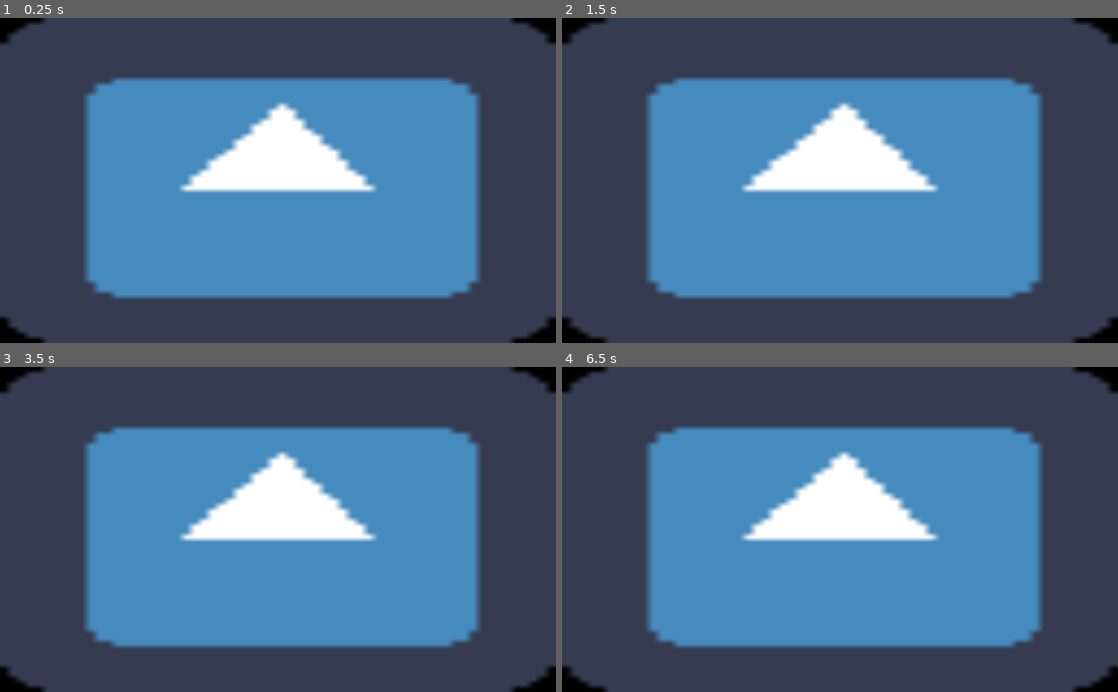
Above: before the commit, frames 1-4 (two rows, left to right).
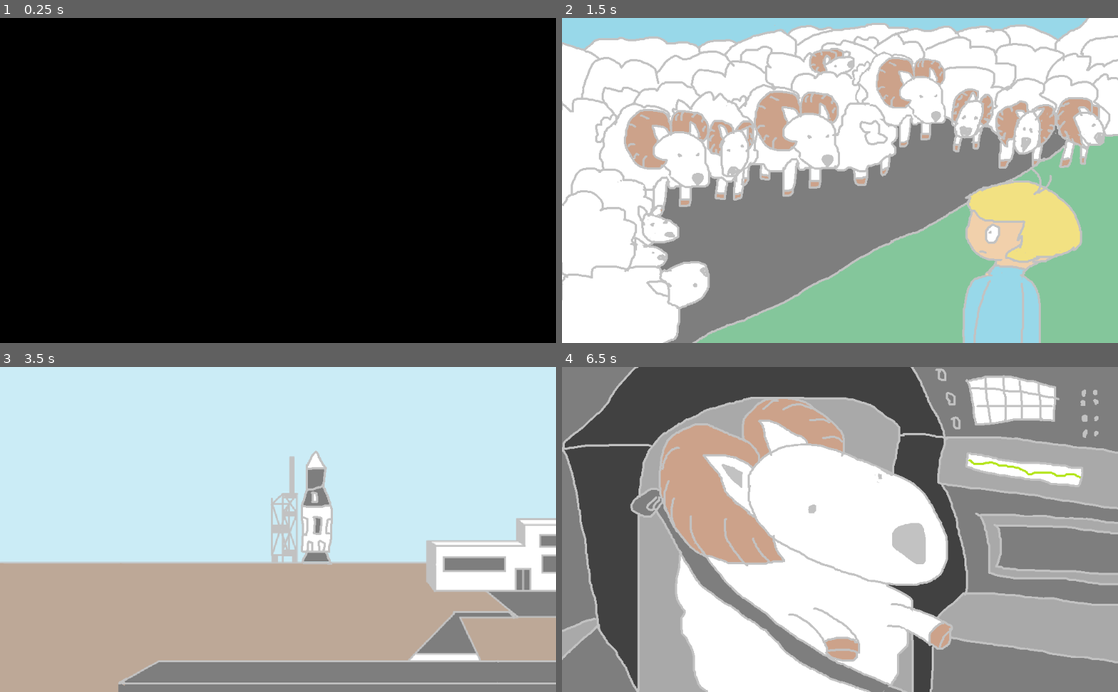
Above: after the commit, the same moments.

Repository: Escapegoat-Games/install-more-ram
Game: Godot game, scene res://EndingMovie.tscn
Two runs of this game, one before a commit and one after it. Both use one fixed random seed, a clock stepped at 60 frames per second and the inputs below. This scene is started directly instead of the project's main scene. The engine's default icon, where the game draws it, is replaced by a stand-in: a white triangle on a blue panel in a dark square.
Inputs:
- Up to frame 1 (0.25 s): no input
- Up to frame 2 (1.5 s): hold D (move_right) 0.53-1.28 s; tap Space (select) at 0.6, 1.35 s; tap Enter at 1.25 s; hold A (move_left) from 1.28 s (still down)
- Up to frame 3 (3.5 s): tap Space (select) at 2, 2.1, 2.85 s; release A (move_left) at 2.03 s; hold D (move_right) 2.03-2.78 s; tap Enter at 2.75 s; hold W (move_up) from 2.78 s (still down)
- Up to frame 4 (6.5 s): release W (move_up) at 3.53 s; hold A (move_left) 3.53-5.78 s; tap Space (select) at 3.6, 4.25, 4.35, 5.1, 5.75, 5.85 s; tap Enter at 5 s; hold D (move_right) from 5.78 s (still down)

The runs differ from the first frame. In frame 1, 99% of the frame differs, in the area x 0-100%, y 0-100%; in frame 2, 98%; in frame 3, 99%; in frame 4, 82%.

Commit message:
Add ending

Diff:
--- a/EndingMovie.tscn
+++ b/EndingMovie.tscn
@@ -1,8 +1,16 @@
-[gd_scene load_steps=2 format=2]
+[gd_scene load_steps=10 format=2]
 
-[ext_resource path="res://icon.png" type="Texture" id=1]
+[ext_resource path="res://Scripts/EndingMovie.gd" type="Script" id=1]
+[ext_resource path="res://Assets/Video/ending_frames/end_00.png" type="Texture" id=2]
+[ext_resource path="res://Assets/Video/ending_frames/end_01.png" type="Texture" id=3]
+[ext_resource path="res://Assets/Video/ending_frames/end_01_1.png" type="Texture" id=4]
+[ext_resource path="res://Assets/Video/ending_frames/end_02.png" type="Texture" id=5]
+[ext_resource path="res://Assets/Video/ending_frames/end_03.png" type="Texture" id=6]
+[ext_resource path="res://Assets/Video/ending_frames/end_04.png" type="Texture" id=7]
+[ext_resource path="res://Assets/Video/intro_frames/intro_text_03.png" type="Texture" id=8]
+[ext_resource path="res://Assets/Video/intro_frames/camera-shutter-click-08.wav" type="AudioStream" id=9]
 
-[node name="EndingMovie" type="MarginContainer" index="0"]
+[node name="EndingMovie" type="MarginContainer"]
 
 anchor_left = 0.0
 anchor_top = 0.0
@@ -13,6 +21,16 @@
 mouse_default_cursor_shape = 0
 size_flags_horizontal = 1
 size_flags_vertical = 1
+script = ExtResource( 1 )
+next_scene_path = "res://IntroMovie.tscn"
+img_01 = ExtResource( 2 )
+img_02 = ExtResource( 3 )
+img_03 = ExtResource( 4 )
+img_04 = ExtResource( 5 )
+img_05 = ExtResource( 6 )
+img_06 = ExtResource( 7 )
+img_07 = ExtResource( 8 )
+s = ExtResource( 9 )
 
 [node name="VideoPlayer" type="TextureRect" parent="." index="0"]
 
@@ -28,6 +46,13 @@
 mouse_default_cursor_shape = 0
 size_flags_horizontal = 1
 size_flags_vertical = 1
-texture = ExtResource( 1 )
 expand = true
 stretch_mode = 0
+
+[node name="AudioStreamPlayer" type="AudioStreamPlayer" parent="." index="1"]
+
+stream = null
+volume_db = 0.0
+autoplay = false
+mix_target = 0
+bus = "Master"
--- a/Game.tscn
+++ b/Game.tscn
@@ -36,7 +36,7 @@
 font_data = ExtResource( 7 )
 _sections_unfolded = [ "Font", "Settings" ]
 
-[node name="Game" type="Node2D"]
+[node name="Game" type="Node2D" index="0"]
 
 [node name="Player" type="KinematicBody2D" parent="." index="0"]
 
--- /dev/null
+++ b/Scripts/EndingMovie.gd
@@ -0,0 +1,70 @@
+extends MarginContainer
+
+onready var audio_player = $AudioStreamPlayer
+onready var video_player = $VideoPlayer
+
+export(String) var next_scene_path
+
+export(Texture) var img_01
+export(Texture) var img_02
+export(Texture) var img_03
+export(Texture) var img_04
+export(Texture) var img_05
+export(Texture) var img_06
+export(Texture) var img_07
+
+
+var current_time = 0
+var audio_counter = 0
+var video_counter = 0
+
+export(AudioStream) var s
+
+var buffer = 0.5
+
+func _process(delta):
+	current_time += delta
+
+	# video control
+	if current_time >= 0+buffer and video_counter == 0:
+		show_img(img_01)
+		video_counter += 1
+		play_audio(s)
+	elif current_time >= 3+buffer and video_counter == 1:
+		show_img(img_02)
+		video_counter += 1
+		play_audio(s)
+	elif current_time >= 6+buffer and video_counter == 2:
+		show_img(img_03)
+		video_counter += 1
+		play_audio(s)
+	elif current_time >= 9+buffer and video_counter == 3:
+		show_img(img_04)
+		video_counter += 1
+		play_audio(s)
+	elif current_time >= 12+buffer and video_counter == 4:
+		show_img(img_05)
+		video_counter += 1
+		play_audio(s)
+	elif current_time >= 14+buffer and video_counter == 5:
+		show_img(img_06)
+		video_counter += 1
+
+	elif current_time >= 17+buffer and video_counter == 6:
+		show_img(img_07)
+		video_counter += 1
+		play_audio(s)
+	elif current_time >= 20+buffer and video_counter == 7:
+		show_img(img_06)
+		video_counter += 1
+
+	# next scene
+	if current_time >= 23+buffer:
+		get_tree().change_scene(next_scene_path)
+
+
+func play_audio(a):
+	audio_player.stream = a
+	audio_player.play()
+func show_img(img):
+	video_player.texture = img
--- a/Scripts/GameManager.gd
+++ b/Scripts/GameManager.gd
@@ -88,7 +88,7 @@
 		emit_signal("moved_right")
 
 func _on_HUD_check_end_game():
-	if ram_count == 0:
+	if ram_count == 3:
 		print("end game")
 		get_tree().change_scene("res://EndingMovie.tscn")
 		print("end game done")
Binary file added: Assets/Video/ending_frames/end_00.png
Not shown, added: Assets/Video/ending_frames/end_00.png.import
Binary file added: Assets/Video/ending_frames/end_01.png
Not shown, added: Assets/Video/ending_frames/end_01.png.import
Binary file added: Assets/Video/ending_frames/end_01_1.png
Not shown, added: Assets/Video/ending_frames/end_01_1.png.import
Binary file added: Assets/Video/ending_frames/end_02.png
Not shown, added: Assets/Video/ending_frames/end_02.png.import
Binary file added: Assets/Video/ending_frames/end_03.png
Not shown, added: Assets/Video/ending_frames/end_03.png.import
Binary file added: Assets/Video/ending_frames/end_04.png
Not shown, added: Assets/Video/ending_frames/end_04.png.import
(and 4 more such lines)
